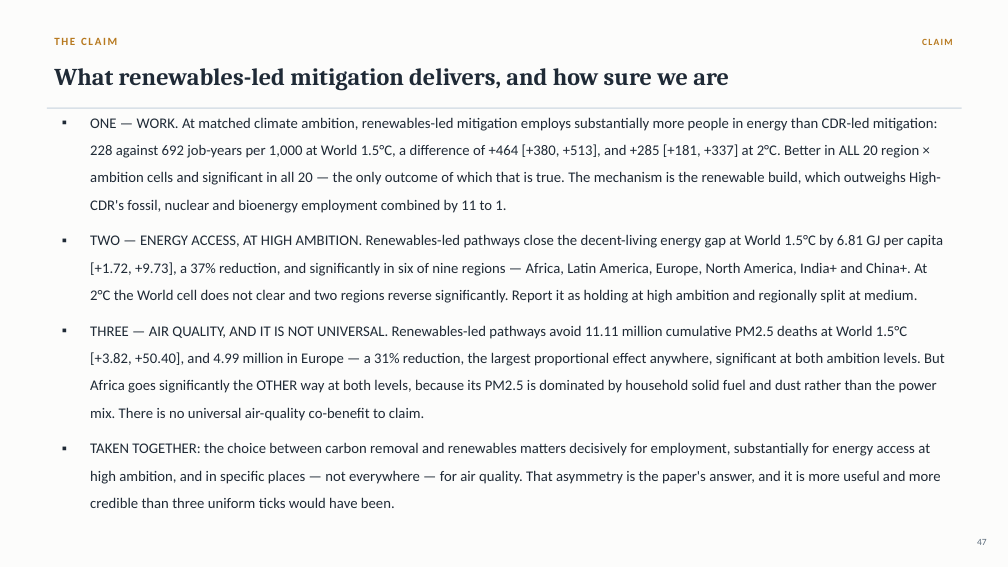
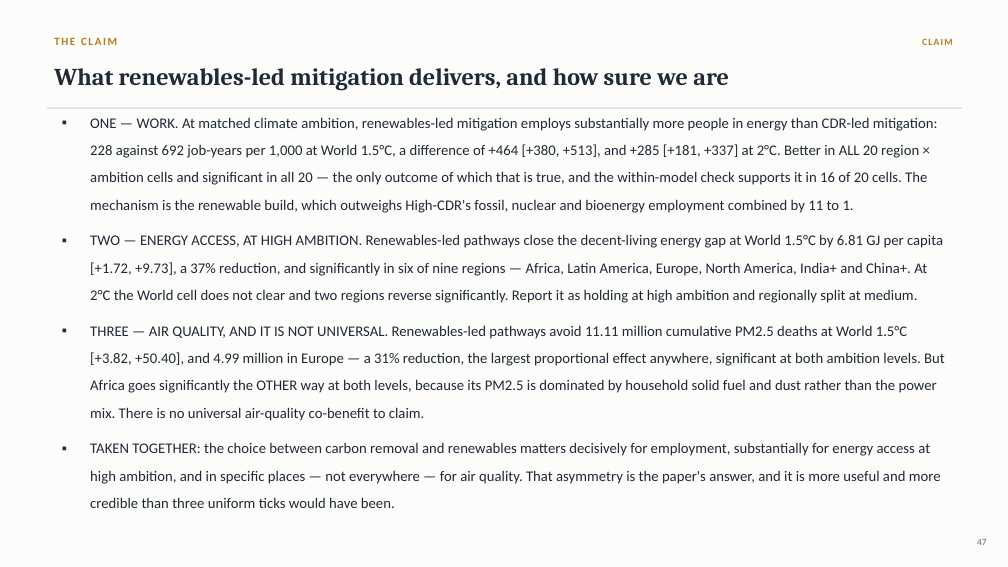
Before and after one commit to cwejnert/COMPASS-Database---Dissertation-Paper-1, a slide deck: slide 47 of decks/COMPASS_Paper1_final_8.25.pptx. Drawn at 1008x567 pixels with LibreOffice and Linux fonts; fonts in the diff are those of the drawing. Boxes give left, top, right and bottom in pixels: in the first picture for what was removed or moved away, otherwise in the second. Text is boxed around its words. In the diff, an @@ line names an element or a change of style, - is before the commit and + after.

```diff
--- a/decks/COMPASS_Paper1_final_8.25.pptx
+++ b/decks/COMPASS_Paper1_final_8.25.pptx
@@ text at [90,117,938,213]: text changed @@
-▪ ONE — WORK. At matched climate ambition, renewables-led mitigation employs substantially more people in energy than CDR-led mitigation: 228 against 692 job-years per 1,000 at World 1.5°C, a difference of +464 [+380, +513], and +285 [+181, +337] at 2°C. Better in ALL 20 region × ambition cells and significant in all 20 — the only outcome of which that is true. The mechanism is the renewable build, which outweighs High-CDR's fossil, nuclear and bioenergy employment combined by 11 to 1.
+▪ ONE — WORK. At matched climate ambition, renewables-led mitigation employs substantially more people in energy than CDR-led mitigation: 228 against 692 job-years per 1,000 at World 1.5°C, a difference of +464 [+380, +513], and +285 [+181, +337] at 2°C. Better in ALL 20 region × ambition cells and significant in all 20 — the only outcome of which that is true, and the within-model check supports it in 16 of 20 cells. The mechanism is the renewable build, which outweighs High-CDR's fossil, nuclear and bioenergy employment combined by 11 to 1.
```
Also in this commit, not shown: 4 other slides changed, 3 other files.
